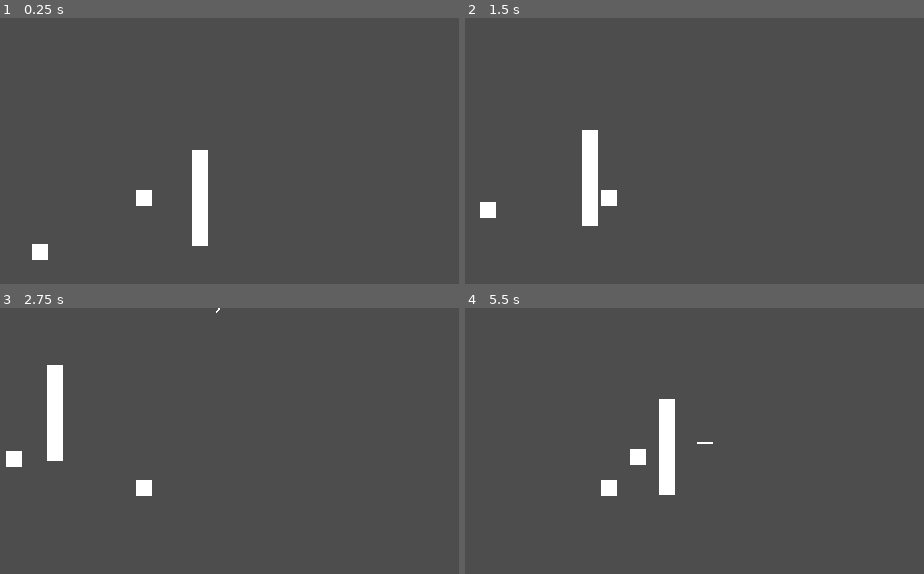
Above: before the commit, frames 1-4 (two rows, left to right).
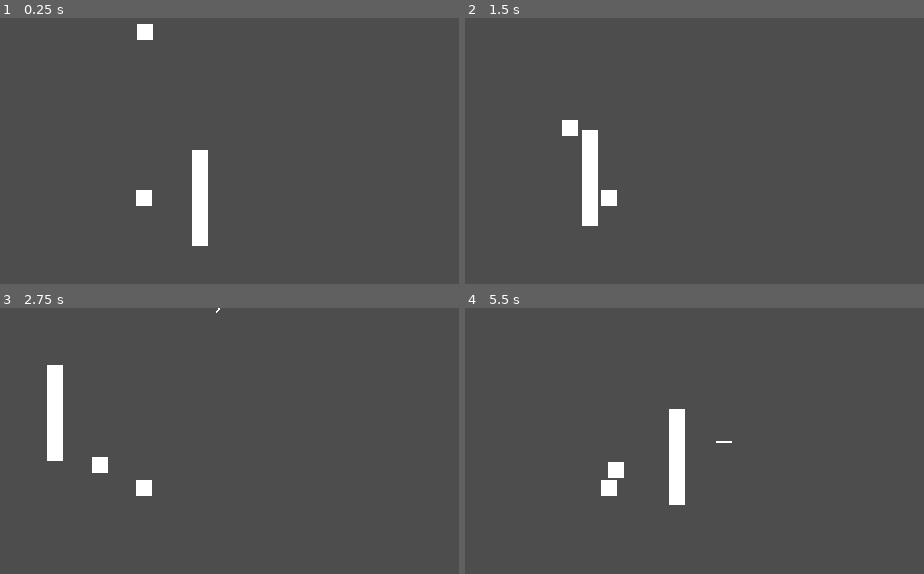
Above: after the commit, the same moments.

Repository: danilomacb/RAMter
Game: Godot game, scene res://Scenes/Game.tscn
The game is run twice, just before and just after one commit, with the same random seed, the same clock (stepped at 60 frames per second) and the same inputs.
Inputs (mouse positions are in pixels of both pictures, inside the frame that each line leads up to):
- Up to frame 1 (0.25 s): no input
- Up to frame 2 (1.5 s): move the mouse to (749, 180) at 0.52 s; press the mouse at (749, 180) at 0.53 s; hold Right (MoveRight) 0.53-1.28 s; move the mouse to (478, 214) at 1.27 s; release the mouse at (478, 214) at 1.28 s; hold Down (MoveDown) from 1.28 s (still down); click (478, 214) at 1.35 s
- Up to frame 3 (2.75 s): move the mouse to (206, 409) at 2.02 s; release Down (MoveDown) at 2.03 s; press the mouse at (206, 409) at 2.03 s; hold Right (MoveRight) from 2.03 s (still down)
- Up to frame 4 (5.5 s): move the mouse to (575, 560) at 2.77 s; release Right (MoveRight) at 2.78 s; release the mouse at (575, 560) at 2.78 s; hold Up (MoveUp) 2.78-3.53 s; click (575, 560) at 2.85 s; move the mouse to (800, 542) at 3.52 s; press the mouse at (800, 542) at 3.53 s; hold Left (MoveLeft) 3.53-5.03 s; move the mouse to (outside the picture) at 4.27 s; release the mouse at (outside the picture) at 4.28 s; click (outside the picture) at 4.35 s; move the mouse to (639, 488) at 5.02 s; press the mouse at (639, 488) at 5.03 s; hold Down (MoveDown) from 5.03 s (still down)

The runs differ from the first frame. In frame 1, 0.4% of the frame differs, in the area x 6-34%, y 2-91%; in frame 2, 0.4%; in frame 3, 0.4%; in frame 4, 2.1%, in the area x 31-59%, y 34-75%.

Commit message:
EnemySpawnManager created

Diff:
--- a/Scenes/Game.tscn
+++ b/Scenes/Game.tscn
@@ -2,7 +2,7 @@
 
 [ext_resource type="Texture2D" uid="uid://4ui5ascs6onu" path="res://Sprites/WhiteSquare.png" id="1_gk4jy"]
 [ext_resource type="PackedScene" uid="uid://vcwf3q5q6m5r" path="res://Prefabs/Player.tscn" id="2_e80ac"]
-[ext_resource type="PackedScene" uid="uid://c3yxdfot01oax" path="res://Prefabs/Enemy.tscn" id="3_t0kim"]
+[ext_resource type="Script" path="res://Scripts/EnemySpawnManager.gd" id="3_sp687"]
 
 [sub_resource type="TileSetAtlasSource" id="TileSetAtlasSource_kwwc3"]
 texture = ExtResource("1_gk4jy")
@@ -12,6 +12,7 @@
 sources/0 = SubResource("TileSetAtlasSource_kwwc3")
 
 [node name="Game" type="Node2D"]
+script = ExtResource("3_sp687")
 
 [node name="TileMap" type="TileMap" parent="."]
 tile_set = SubResource("TileSet_e8jtl")
@@ -19,7 +20,3 @@
 layer_0/tile_data = PackedInt32Array(-196605, 0, 0, -131069, 0, 0, -65533, 0, 0, 3, 0, 0, 65539, 0, 0, 131075, 0, 0)
 
 [node name="Player" parent="." instance=ExtResource("2_e80ac")]
-
-[node name="Enemy" parent="." instance=ExtResource("3_t0kim")]
-position = Vector2(-116, 61)
-moveSpeed = 50.0
--- /dev/null
+++ b/Scripts/EnemySpawnManager.gd
@@ -0,0 +1,16 @@
+extends Node
+
+var enemy = load("res://Prefabs/Enemy.tscn")
+var player = load("res://Prefabs/Player.tscn")
+@onready var cameraPos = get_node("/root/Game/Player/Camera2D").global_position
+
+var width = ProjectSettings.get_setting("display/window/size/viewport_width")
+var height = ProjectSettings.get_setting("display/window/size/viewport_height")
+
+func _ready():
+	var pos = Vector2(cameraPos.x, cameraPos.y - height / 2 - 10)
+	var instantiatedEnemy = enemy.instantiate()
+	instantiatedEnemy.global_position = pos
+	instantiatedEnemy.moveSpeed = 100
+
+	add_child(instantiatedEnemy)
